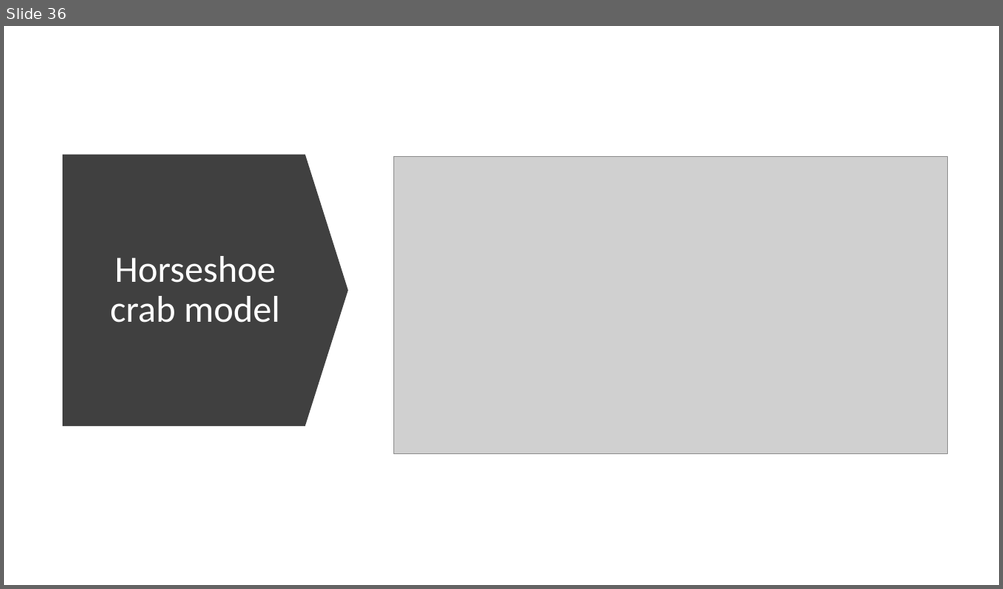
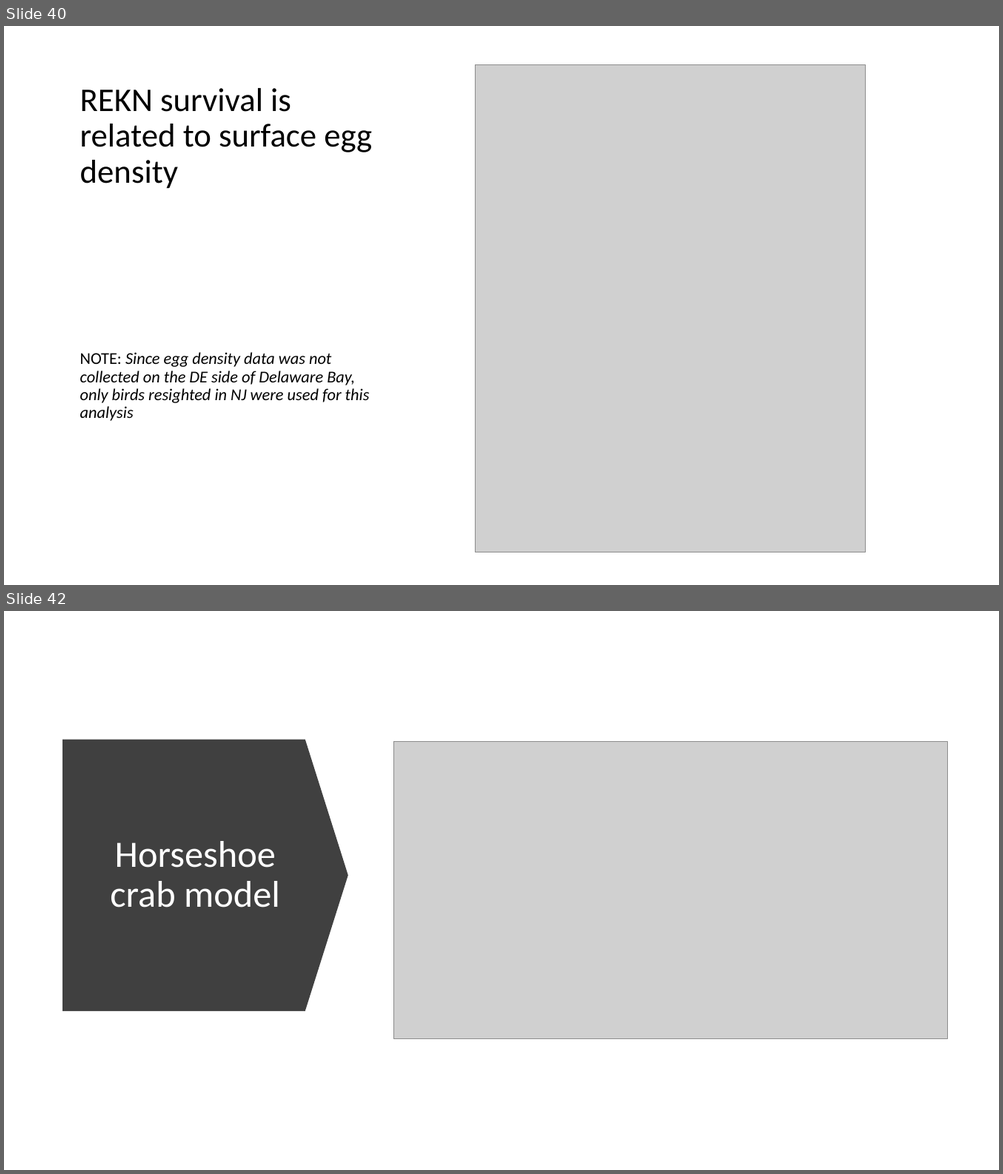
Before and after one commit to kevintshoemaker/NRES-470, a slide deck: REKN2.pptx. Shown one above the other, each under a label of ours: slide 36 before the commit, slides 40 and 42 after it; the slides between them are not shown. The pictures are 1003x589 and 1003x1174 pixels, drawn with LibreOffice and Linux fonts; fonts in the diff are those of the drawing; grey boxes stand for pictures. Boxes give left, top, right and bottom in pixels: in the first picture for what was removed or moved away, otherwise in the second. Text is boxed around its words. In the diff, an @@ line names an element or a change of style, - is before the commit and + after.

```diff
--- a/REKN2.pptx
+++ b/REKN2.pptx
@@ slide 40 added at [4, 26, 999, 585], background #FFFFFF @@
@@ picture added at [475, 64, 865, 553] @@
@@ title added at [80, 88, 372, 189], 32 pt, text #000000 @@
+REKN survival is related to surface egg density
@@ text added at [80, 352, 370, 421], 16 pt, text #000000, italic @@
+NOTE: Since egg density data was not collected on the DE side of Delaware Bay, only birds resighted in NJ were used for this analysis
@@ what was slide 36 is now slide 42 @@
```
Also in this commit, not shown: 4 slides changed, 8 other slides added, 29 slides removed, 3 other files.
